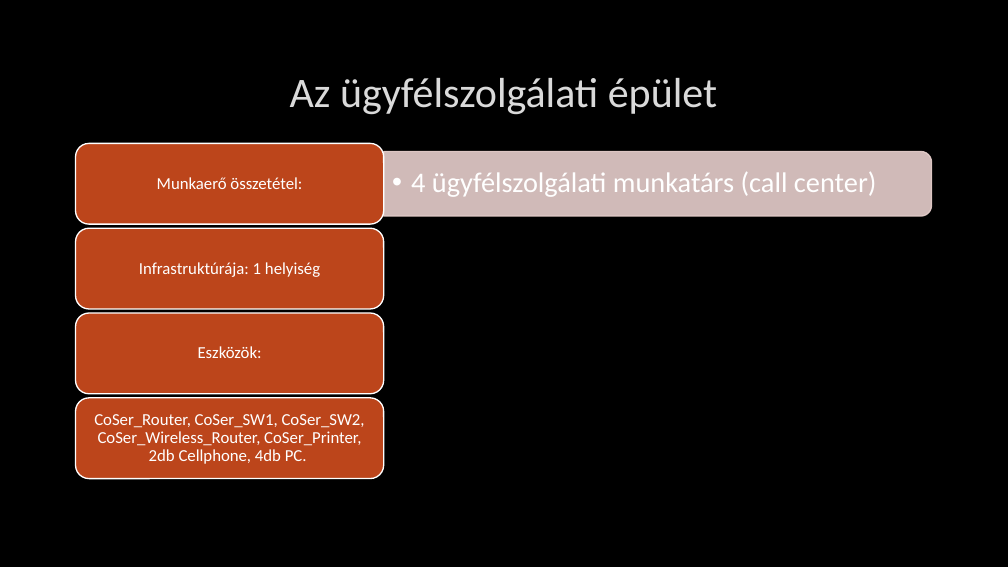
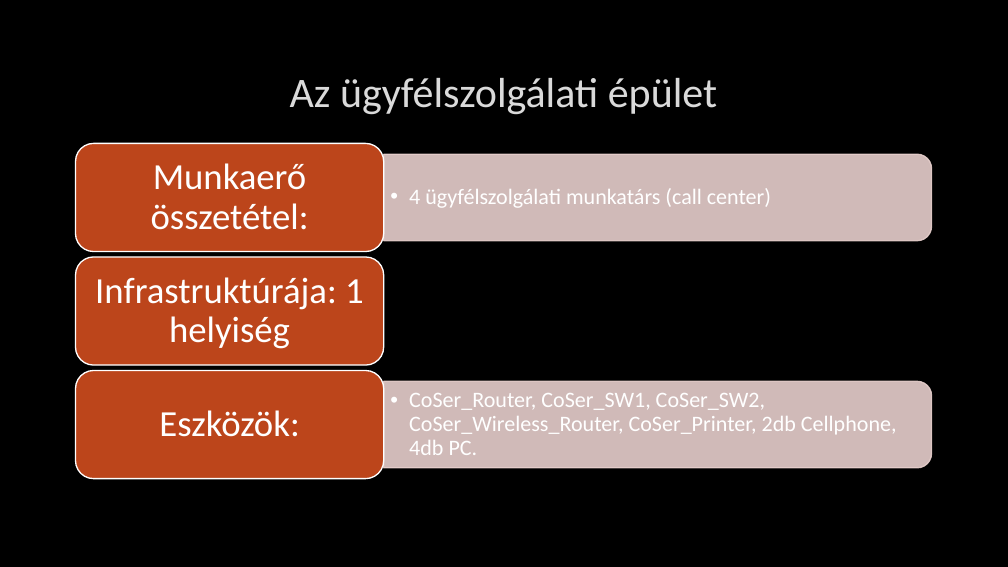
Before and after one commit to lacikartik88/IKT-projektmunka-II, a slide deck: slide 14 of Védéshez.pptx. Drawn at 1008x567 pixels with LibreOffice and Linux fonts; fonts in the diff are those of the drawing; background and template pictures are left out. Boxes give left, top, right and bottom in pixels: in the first picture for what was removed or moved away, otherwise in the second. Text is boxed around its words. In the diff, an @@ line names an element or a change of style, - is before the commit and + after.

```diff
--- a/Védéshez.pptx
+++ b/Védéshez.pptx
@@ rounded rectangle: place and size @@
-rounded rectangle at (76, 144, 384, 225)
+rounded rectangle at (76, 144, 384, 252)
@@ text "4 ügyfélszolgálati munkatárs (call center)" at (409, 188, 771, 208): size 27 to 21 pt @@
@@ round same rect: place and size @@
-round same rect at (383, 152, 932, 216)
+round same rect at (384, 155, 932, 241)
@@ rounded rectangle removed at (76, 228, 384, 309) @@
@@ rounded rectangle: place and size @@
-rounded rectangle at (76, 313, 384, 394)
+rounded rectangle at (76, 257, 384, 365)
@@ text "Infrastruktúrája: 1 helyiség": place and size @@
-text "Infrastruktúrája: 1 helyiség" at (139, 262, 320, 277)
+text "Infrastruktúrája: 1 helyiség" at (95, 277, 364, 349)
@@ rounded rectangle: place and size @@
-rounded rectangle at (76, 398, 384, 479)
+rounded rectangle at (76, 371, 384, 479)
@@ size 16 to 35 pt; more space between paragraphs in 3 elements at (151, 163, 309, 230), (95, 277, 364, 349), (159, 410, 300, 437) @@
@@ text "Eszközök:": place and size @@
-text "Eszközök:" at (198, 346, 262, 358)
+text "Eszközök:" at (159, 410, 300, 437)
@@ text "CoSer_Router, CoSer_SW1, CoSer_SW2, CoSer_Wireless_Router, C ...": place and size @@
-text "CoSer_Router, CoSer_SW1, CoSer_SW2, CoSer_Wireless_Router, C ..." at (94, 414, 365, 464)
+text "CoSer_Router, CoSer_SW1, CoSer_SW2, CoSer_Wireless_Router, C ..." at (409, 393, 897, 455)
@@ text "CoSer_Router, CoSer_SW1, CoSer_SW2, CoSer_Wireless_Router, C ..." at (409, 393, 897, 455): size 16 to 21 pt; alignment centre to left; bullet none to •; list level 1 to 2 in "CoSer_Router, CoSer_SW1, CoSer_SW2, CoSer_Wireless_Router, C ..." @@
@@ round same rect added at (384, 381, 932, 468), fill #E7CFCD at 90% opacity, outline #E7CFCD 1.25 pt @@
```
Also in this commit, not shown: 6 other slides changed, 3 slides added.
